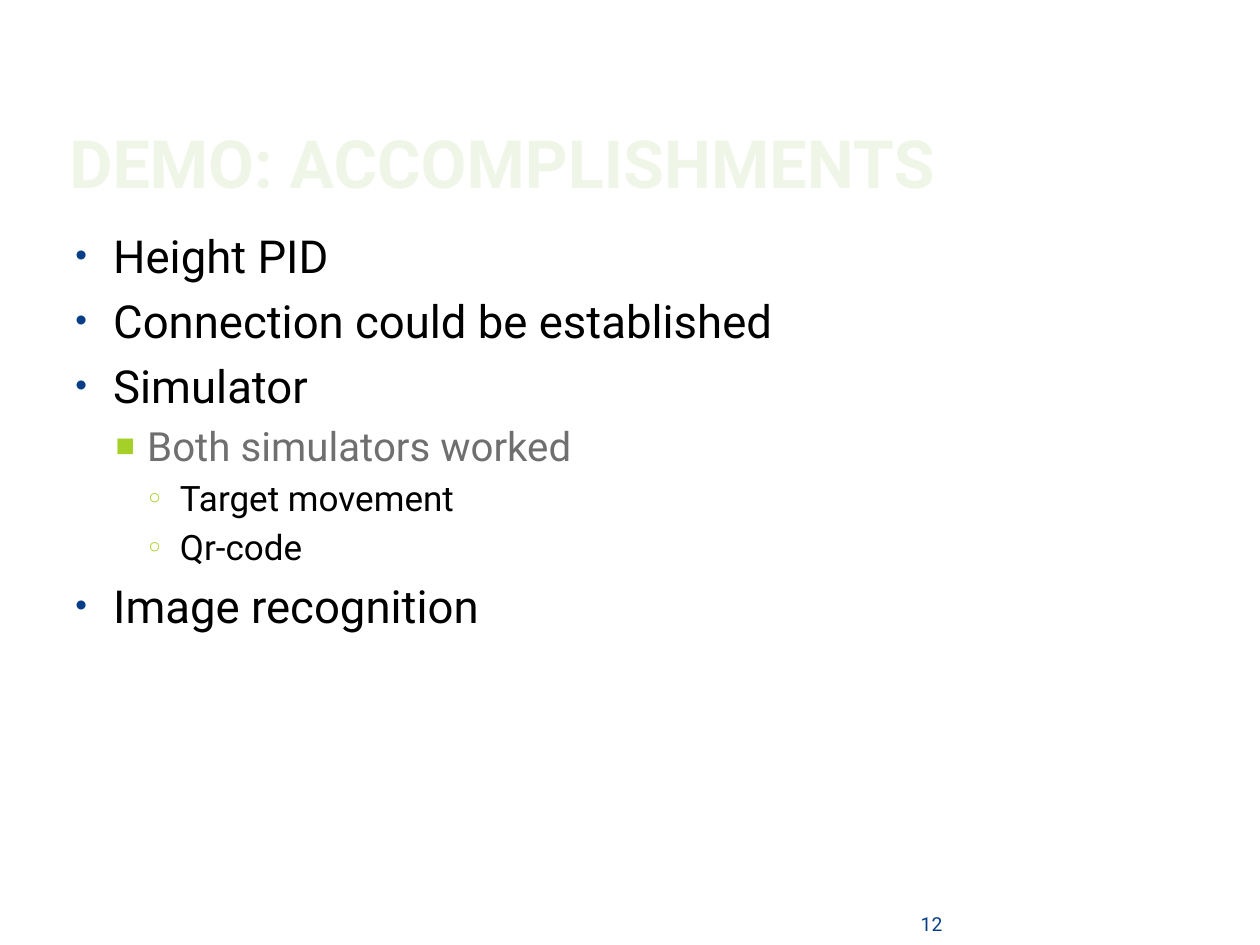
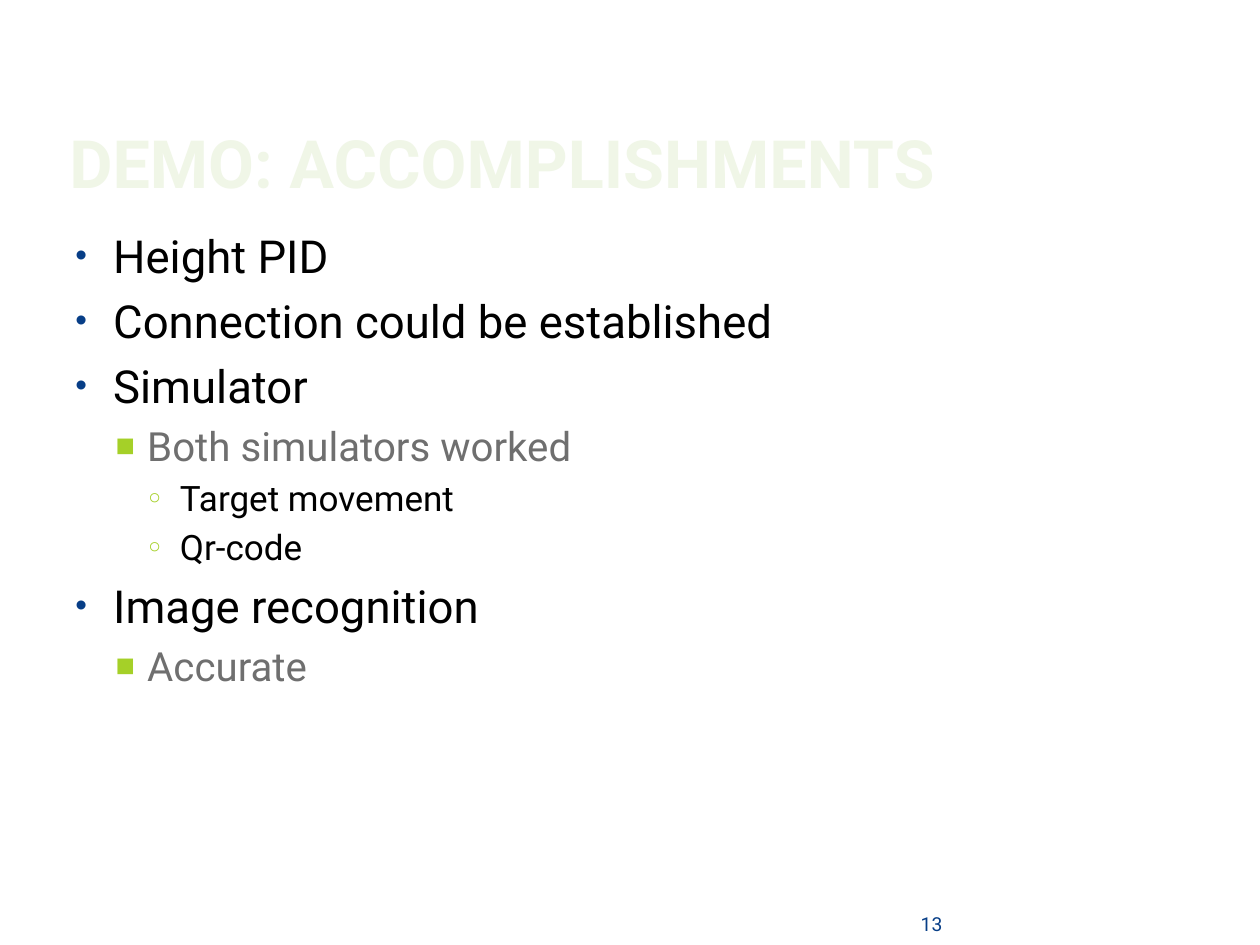
Before and after one commit to WoutV/Indigo, a slide deck: slide 13 of Locomotor zeppehjhyjyjlin.pptx (slide 12 before the commit). Drawn at 1260x945 pixels with LibreOffice and Linux fonts; fonts in the diff are those of the drawing; background and template pictures are left out. Boxes give left, top, right and bottom in pixels: in the first picture for what was removed or moved away, otherwise in the second. Text is boxed around its words. In the diff, an @@ line names an element or a change of style, - is before the commit and + after.

```diff
--- a/Locomotor zeppehjhyjyjlin.pptx
+++ b/Locomotor zeppehjhyjyjlin.pptx
@@ text at [147,652,307,682]: paragraph added @@
+  ■ Accurate
@@ page number at [921,917,943,931]: text changed @@
-12
+13
```
Also in this commit, not shown: 2 other slides changed, 1 slide added, 3 other files.
